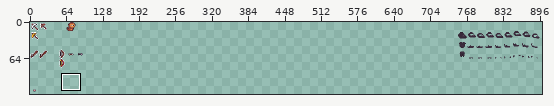
Edited in one commit: sprite sheet (assets/Textures/tools.png). The first picture is a wide view before the edit; the outline marks the close-up.
Close-up. Before the edit:
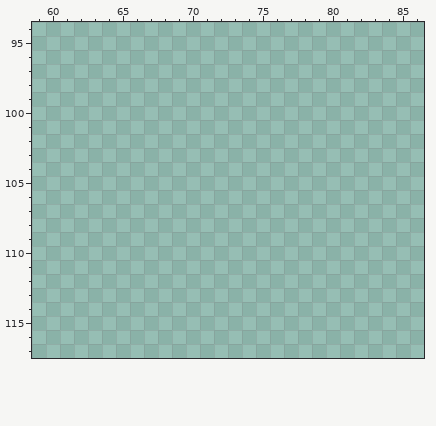
The file is 1024x1024 pixels. Colours within 5 levels of each other are drawn and written as one. Shown: x 59..86, y 94..117. The wide view leaves out empty margins.
Palette (. is transparent): 
After the commit:
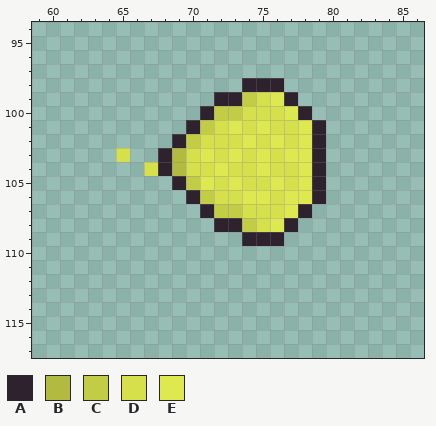
Colours new in this view: A #2e222f  B #b2ba3f  C #c3cc45  D #d5e04b  E #dee84f
Difference:
Colour A now appears in row 98 at x 74 to 76; in row 99 at x 72 to 73 and 77; in row 100 at x 71 and 78; in row 101 at x 70 and 79; in row 102 at x 69 and 79; in rows 103 to 104 at x 68 and 79.
Colour A now appears in row 105 at x 69 and 79; in row 106 at x 70 and 79; in row 107 at x 71 and 78; in row 108 at x 72 to 73 and 77; in row 109 at x 74 to 76.
Colour B now appears in rows 103 to 104 at x 69.
Colour C now appears in row 99 at x 74; in row 100 at x 72 to 73; in row 101 at x 71; in row 102 at x 70; in row 105 at x 70; in row 106 at x 71.
Colour C now appears in row 107 at x 72 to 73; in row 108 at x 74.
Colour D now appears in row 99 at x 75; in row 100 at x 74 to 76; in row 101 at x 72, 74 and 76 to 77; in row 102 at x 71 to 73, 75 and 77; in row 103 at x 65, 70, 72, 74 and 76; in row 104 at x 67, 70 to 71, 73 to 74 and 76 to 77.
Colour D now appears in row 105 at x 72, 74 to 75 and 77; in row 106 at x 72 to 73 and 76; in row 107 at x 74 to 76; in row 108 at x 75.
Colour E now appears in row 99 at x 76; in row 100 at x 77; in row 101 at x 73, 75 and 78; in row 102 at x 74, 76 and 78; in row 103 at x 71, 73, 75 and 77 to 78; in row 104 at x 72, 75 and 78.
Colour E now appears in row 105 at x 71, 73, 76 and 78; in row 106 at x 74 to 75 and 77 to 78; in row 107 at x 77; in row 108 at x 76.
